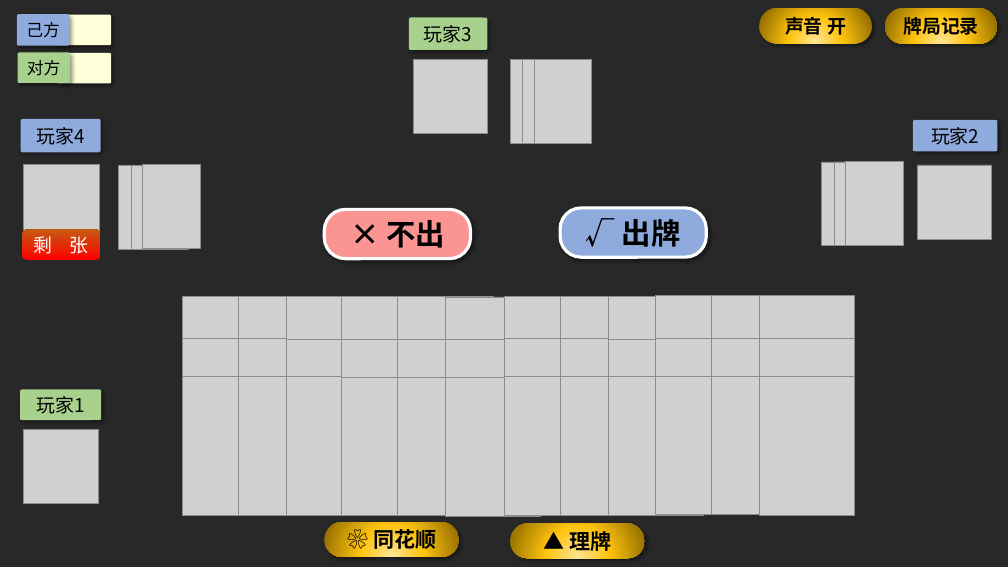
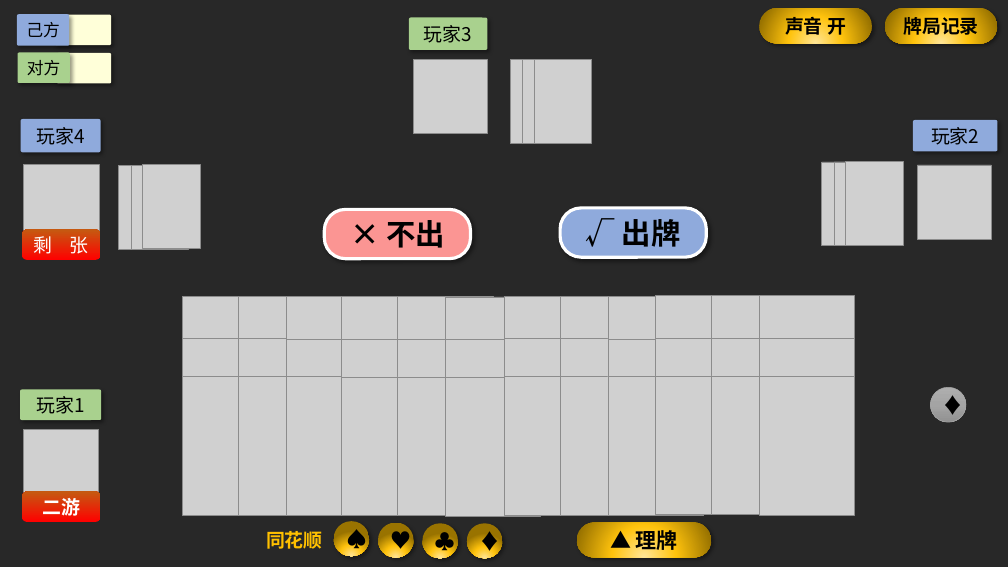
Before and after one commit to remyhuang03/guan_dan_qt, a slide deck: slide 2 of qt_guan_dan/dev_ui_sketch.pptx. Drawn at 1008x567 pixels with LibreOffice and Linux fonts; fonts in the diff are those of the drawing; grey boxes stand for pictures. Boxes give left, top, right and bottom in pixels: in the first picture for what was removed or moved away, otherwise in the second. Text is boxed around its words. In the diff, an @@ line names an element or a change of style, - is before the commit and + after.

```diff
--- a/qt_guan_dan/dev_ui_sketch.pptx
+++ b/qt_guan_dan/dev_ui_sketch.pptx
@@ rounded rectangle added at (931, 387, 966, 422), fill gradient #AFAFAF to #A5A5A5 to #939393, outline #A5A5A5 0.5 pt, 20 pt, text #000000, bold @@
+♦
@@ rounded rectangle added at (22, 492, 100, 522), fill gradient #FF0000 to #C55A11, 18 pt, text #FFFFFF, bold @@
+二游
@@ text "同花顺": place and size @@
-text "同花顺" at (324, 523, 459, 557)
+text "同花顺" at (266, 531, 323, 549)
@@ text "同花顺" at (266, 531, 323, 549): vertical alignment middle to top; fill gradient #FFE699 to #FFC30D to #997300 to none; shadow off @@
@@ text at (266, 531, 323, 549): text changed; size 20 to 18 pt; text colour #000000 to #FFC000 @@
-❀ 同花顺
+同花顺
@@ rounded rectangle added at (333, 521, 369, 556), fill gradient #FFE699 to #FFC30D to #997300, 20 pt, text #000000, bold @@
+♠
@@ rounded rectangle added at (378, 523, 414, 557), fill gradient #FFE699 to #FFC30D to #997300, 20 pt, text #000000, bold @@
+♥
@@ rounded rectangle added at (423, 523, 458, 558), fill gradient #FFE699 to #FFC30D to #997300, 20 pt, text #000000, bold @@
+♣
@@ rounded rectangle added at (467, 523, 502, 558), fill gradient #FFE699 to #FFC30D to #997300, 20 pt, text #000000, bold @@
+♦
@@ rounded rectangle "▲ 理牌": place and size @@
-rounded rectangle "▲ 理牌" at (510, 523, 645, 558)
+rounded rectangle "▲ 理牌" at (577, 523, 712, 557)
```
Also in this commit, not shown: 16 other files.
